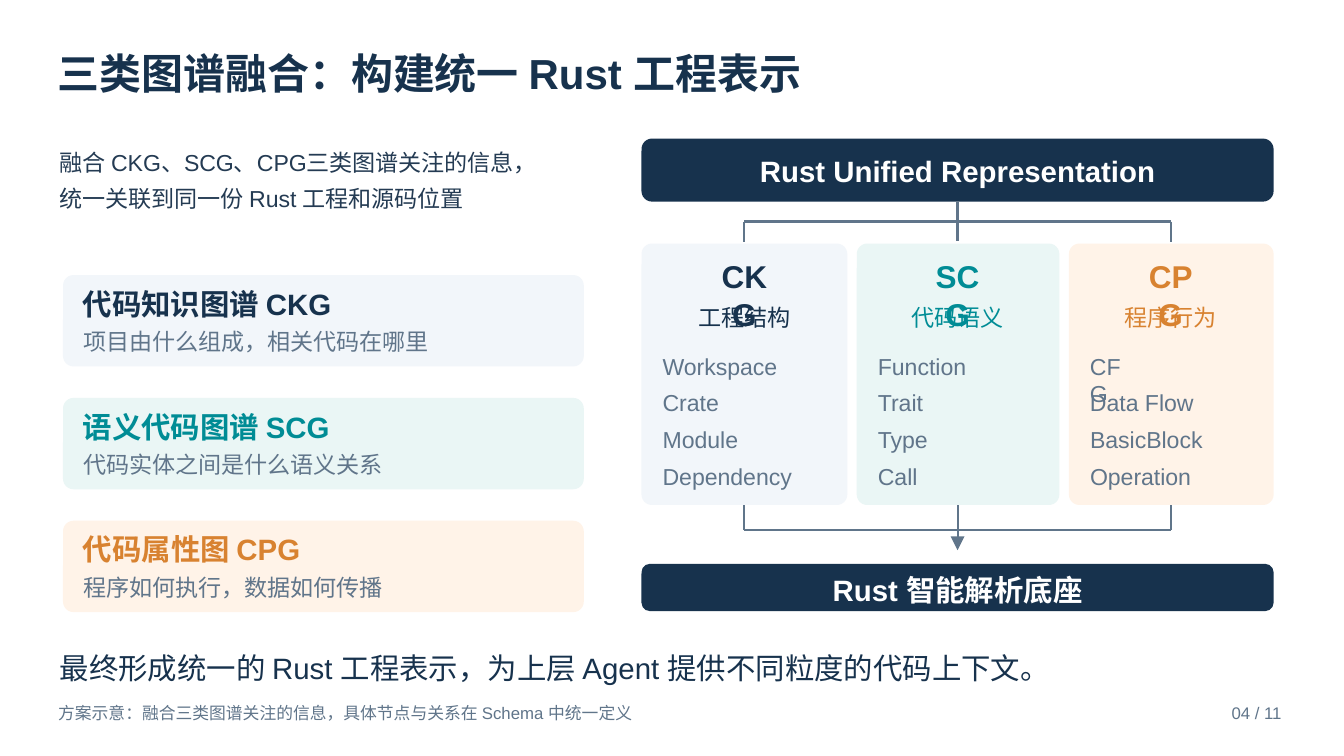
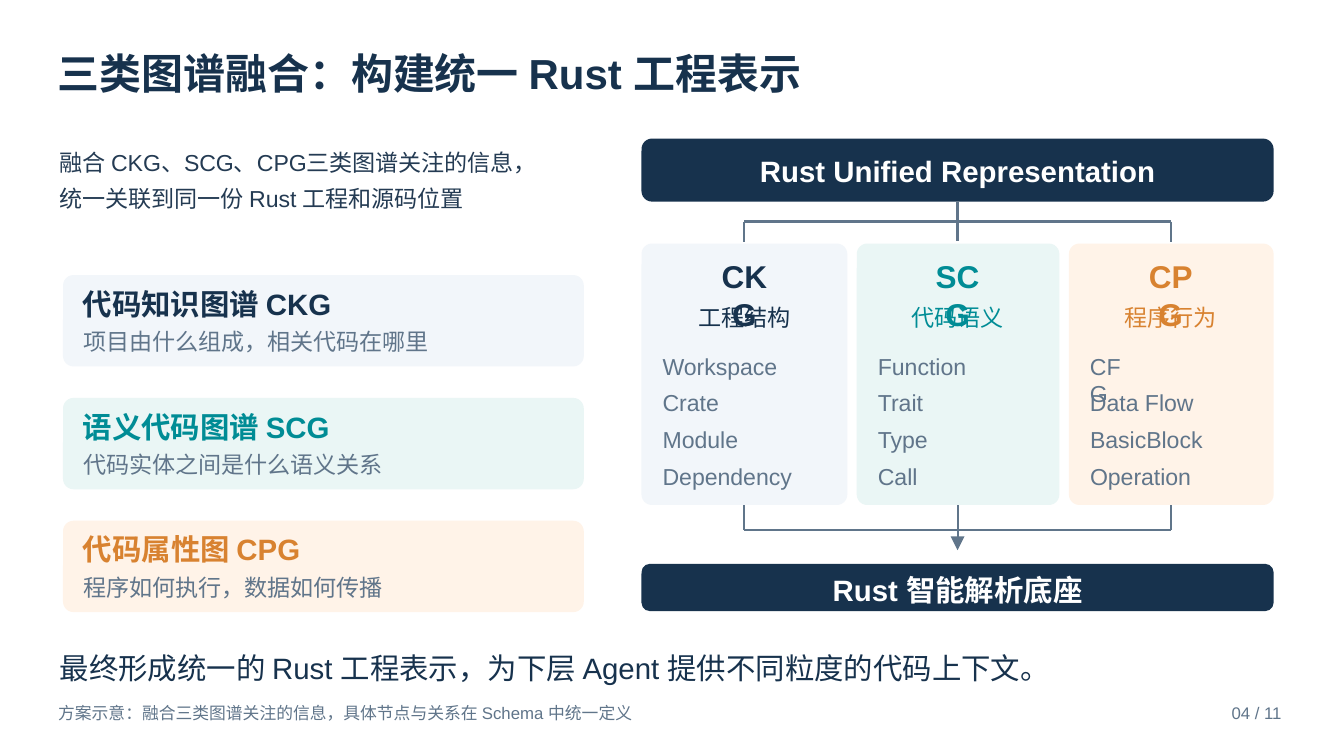
Before and after one commit to ichab/rk8s, a slide deck: slide 5 of Rust智能解析底座_汇报.pptx (slide 4 before the commit). Drawn at 1344x756 pixels with LibreOffice and Linux fonts; fonts in the diff are those of the drawing. Boxes give left, top, right and bottom in pixels: in the first picture for what was removed or moved away, otherwise in the second. Text is boxed around its words. In the diff, an @@ line names an element or a change of style, - is before the commit and + after.

```diff
--- a/Rust智能解析底座_汇报.pptx
+++ b/Rust智能解析底座_汇报.pptx
@@ text at (60, 654, 1050, 685): text changed @@
-最终形成统一的 Rust 工程表示，为上层 Agent 提供不同粒度的代码上下文。
+最终形成统一的 Rust 工程表示，为下层 Agent 提供不同粒度的代码上下文。
```
Also in this commit, not shown: 2 other slides changed, 5 slides added, 1 slide removed.
